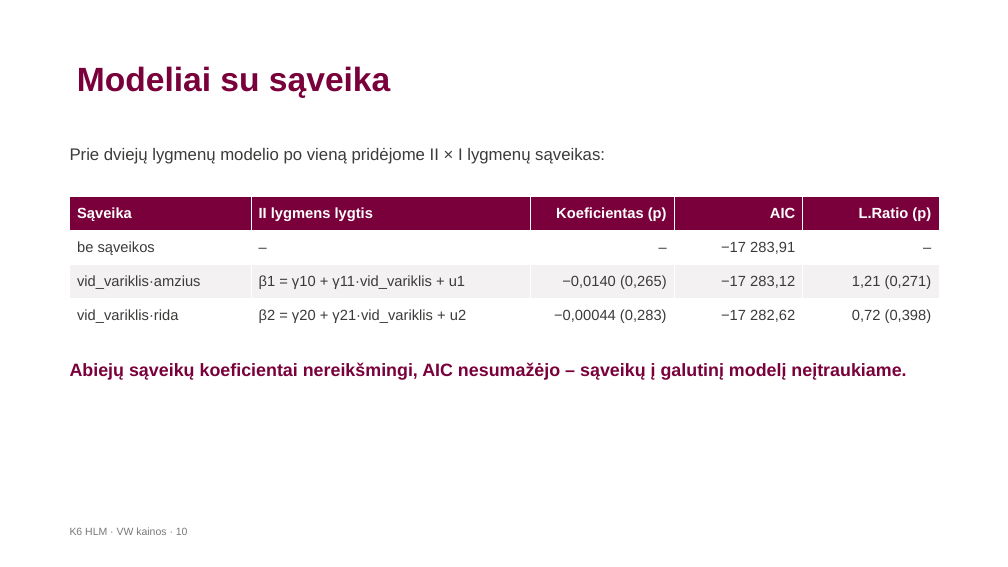
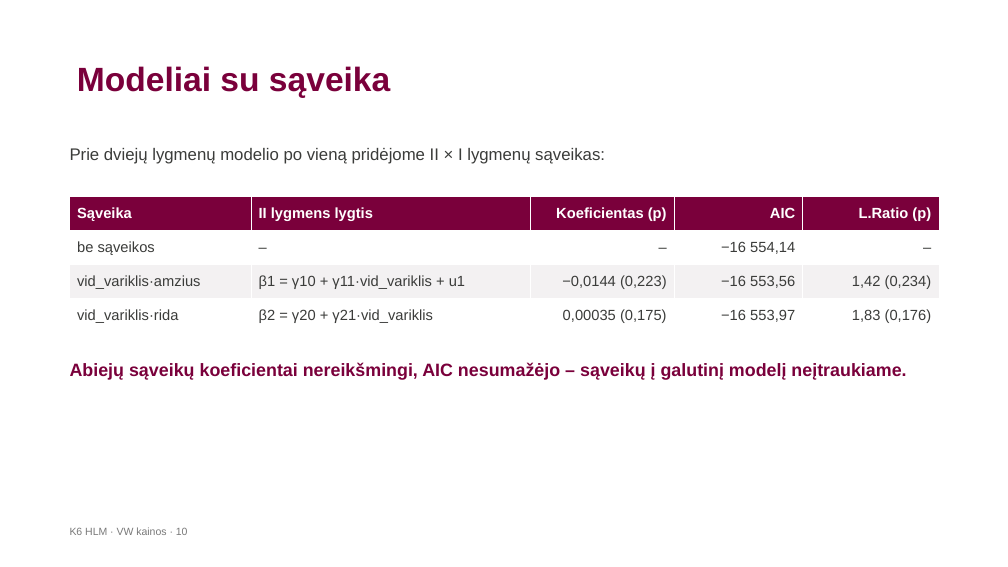
Before and after one commit to LidijaPu/K6, a slide deck: slide 10 of K6_HLM_VW_pristatymas_.pptx. Drawn at 1008x567 pixels with LibreOffice and Linux fonts; fonts in the diff are those of the drawing; background and template pictures are left out. Boxes give left, top, right and bottom in pixels: in the first picture for what was removed or moved away, otherwise in the second. Text is boxed around its words. In the diff, an @@ line names an element or a change of style, - is before the commit and + after.

```diff
--- a/K6_HLM_VW_pristatymas_.pptx
+++ b/K6_HLM_VW_pristatymas_.pptx
@@ table at (x1=70, y1=197, x2=939, y2=333) @@
-row 2, column 4: −17 283,91
+row 2, column 4: −16 554,14
-row 3: vid_variklis·amzius | β1 = γ10 + γ11·vid_variklis + u1 | −0,0140 (0,265) | −17 283,12 | 1,21 (0,271)
+row 3: vid_variklis·amzius | β1 = γ10 + γ11·vid_variklis + u1 | −0,0144 (0,223) | −16 553,56 | 1,42 (0,234)
-row 4: vid_variklis·rida | β2 = γ20 + γ21·vid_variklis + u2 | −0,00044 (0,283) | −17 282,62 | 0,72 (0,398)
+row 4: vid_variklis·rida | β2 = γ20 + γ21·vid_variklis | 0,00035 (0,175) | −16 553,97 | 1,83 (0,176)
```
Also in this commit, not shown: 8 other slides changed, 4 other files.
